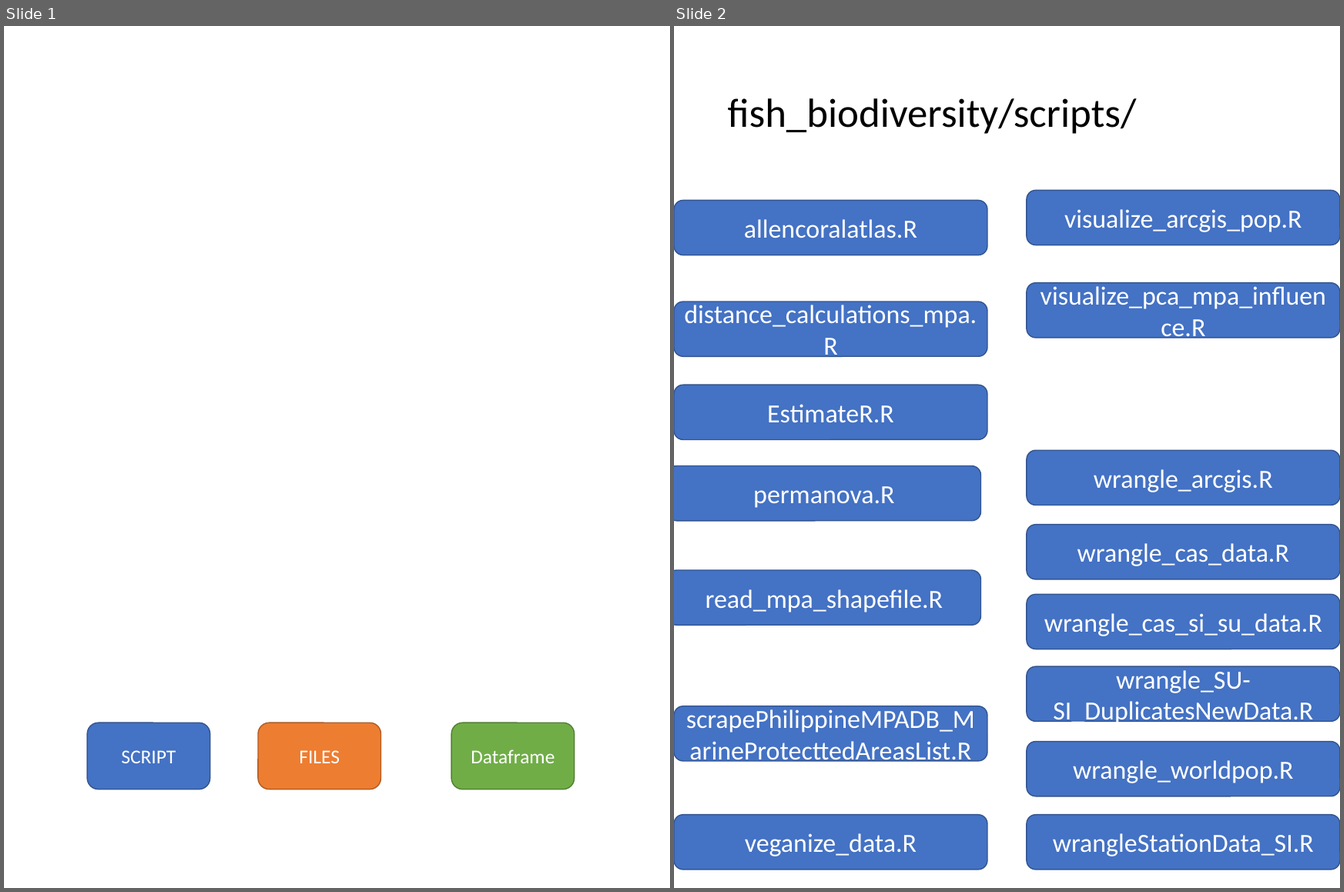
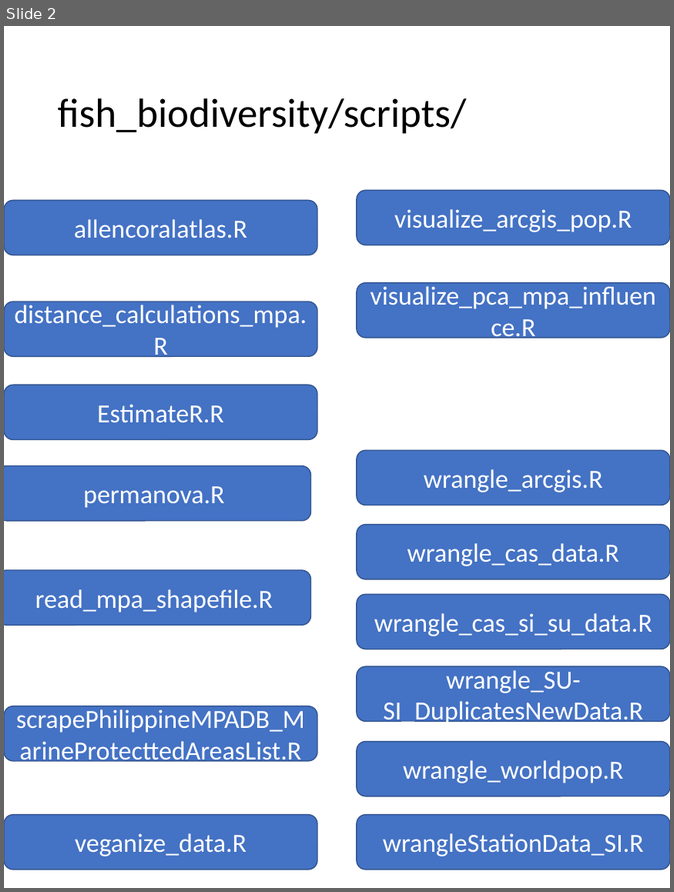
Before and after one commit to philippinespire/fish_biodiversity, a slide deck: scripts/flowchart_scripts.pptx. Shown side by side, each under a label of ours: slides 1 and 2 before the commit, slide 2 after it. The pictures are 1344x892 and 674x892 pixels, drawn with LibreOffice and Linux fonts; fonts in the diff are those of the drawing. Boxes give left, top, right and bottom in pixels: in the first picture for what was removed or moved away, otherwise in the second. Text is boxed around its words. In the diff, an @@ line names an element or a change of style, - is before the commit and + after.

Commit message:
script flowchart

```diff
--- a/scripts/flowchart_scripts.pptx
+++ b/scripts/flowchart_scripts.pptx
@@ slide 1 removed at <box>4,26,670,888</box>, background #FFFFFF @@
@@ rounded rectangle removed at <box>87,723,210,789</box> @@
-SCRIPT
@@ rounded rectangle removed at <box>258,723,381,789</box> @@
-FILES
@@ rounded rectangle removed at <box>451,723,575,789</box> @@
-Dataframe
```
Also in this commit, not shown: 1 slide added, 1 other file.
